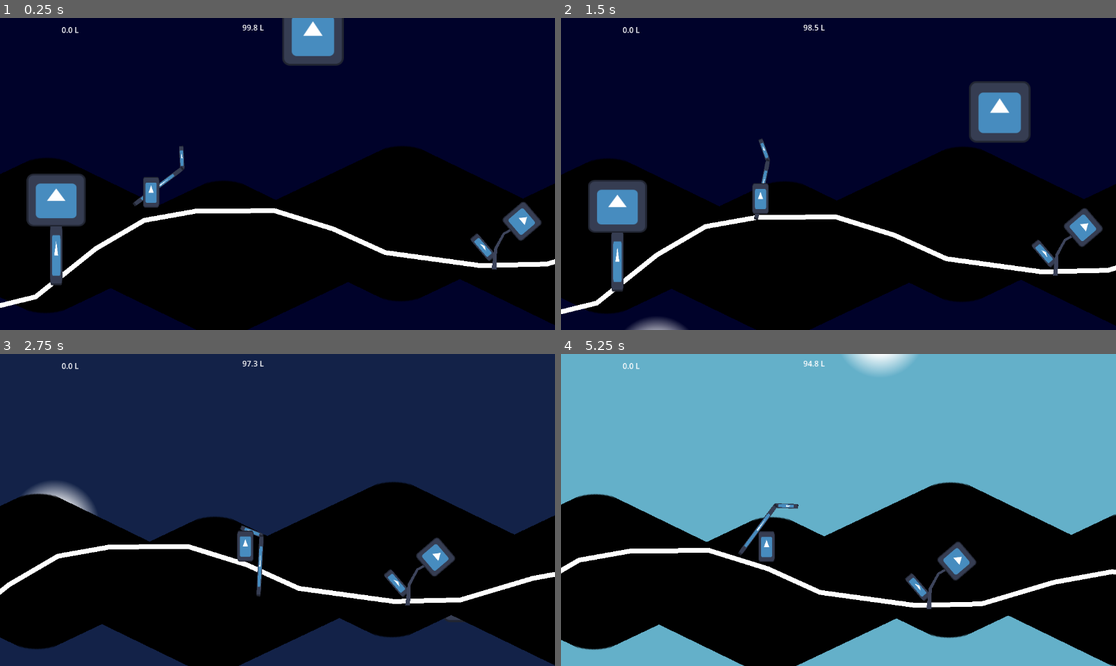
Above: before the commit, frames 1-4 (two rows, left to right).
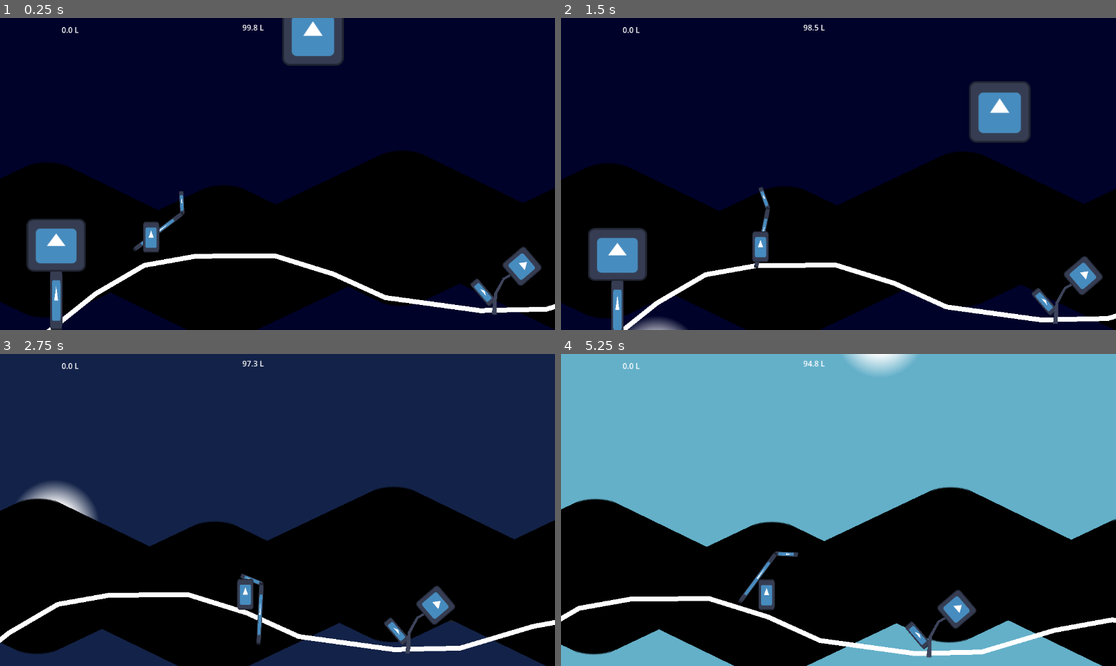
Above: after the commit, the same moments.

Repository: Eptwalabha/ld52
Game: Godot game, scene res://scene/game.tscn
The game is run twice, just before and just after one commit, with the same random seed, the same clock (stepped at 60 frames per second) and the same inputs. The engine's default icon, where the game draws it, is replaced by a stand-in: a white triangle on a blue panel in a dark square.
Inputs:
- Up to frame 1 (0.25 s): no input
- Up to frame 2 (1.5 s): hold E (action) 0.53-1.28 s; hold Right (move_right) from 0.53 s (still down); tap Up (jump) at 0.77 s; tap Space (attack) at 1.35 s
- Up to frame 3 (2.75 s): tap Up (jump) at 1.52 s; release Right (move_right) at 2.03 s; hold Left (move_left) from 2.03 s (still down); hold E (action) from 2.03 s (still down)
- Up to frame 4 (5.25 s): release Left (move_left) at 2.78 s; release E (action) at 2.78 s; hold Right (move_right) 2.78-4.28 s; tap Space (attack) at 2.85, 4.35 s; tap Up (jump) at 3.02, 3.77, 4.52 s; hold E (action) 3.53-4.28 s; hold Left (move_left) 4.28-5.03 s; hold Right (move_right) from 5.03 s (still down); hold E (action) from 5.03 s (still down)

The runs differ from the first frame. In frame 1, 11% of the frame differs, in the area x 0-100%, y 40-100%; in frame 2, 11%, in the area x 0-100%, y 38-100%; in frame 3, 8.7%; in frame 4, 8.9%.

Commit message:
move camera up a bit

Diff:
--- a/scene/game.tscn
+++ b/scene/game.tscn
@@ -73,7 +73,7 @@
 unique_name_in_owner = true
 
 [node name="camera" type="Camera2D" parent="parallax/foreground/player"]
-offset = Vector2(0, -400)
+offset = Vector2(0, -600)
 current = true
 limit_left = -500
 limit_smoothed = true
